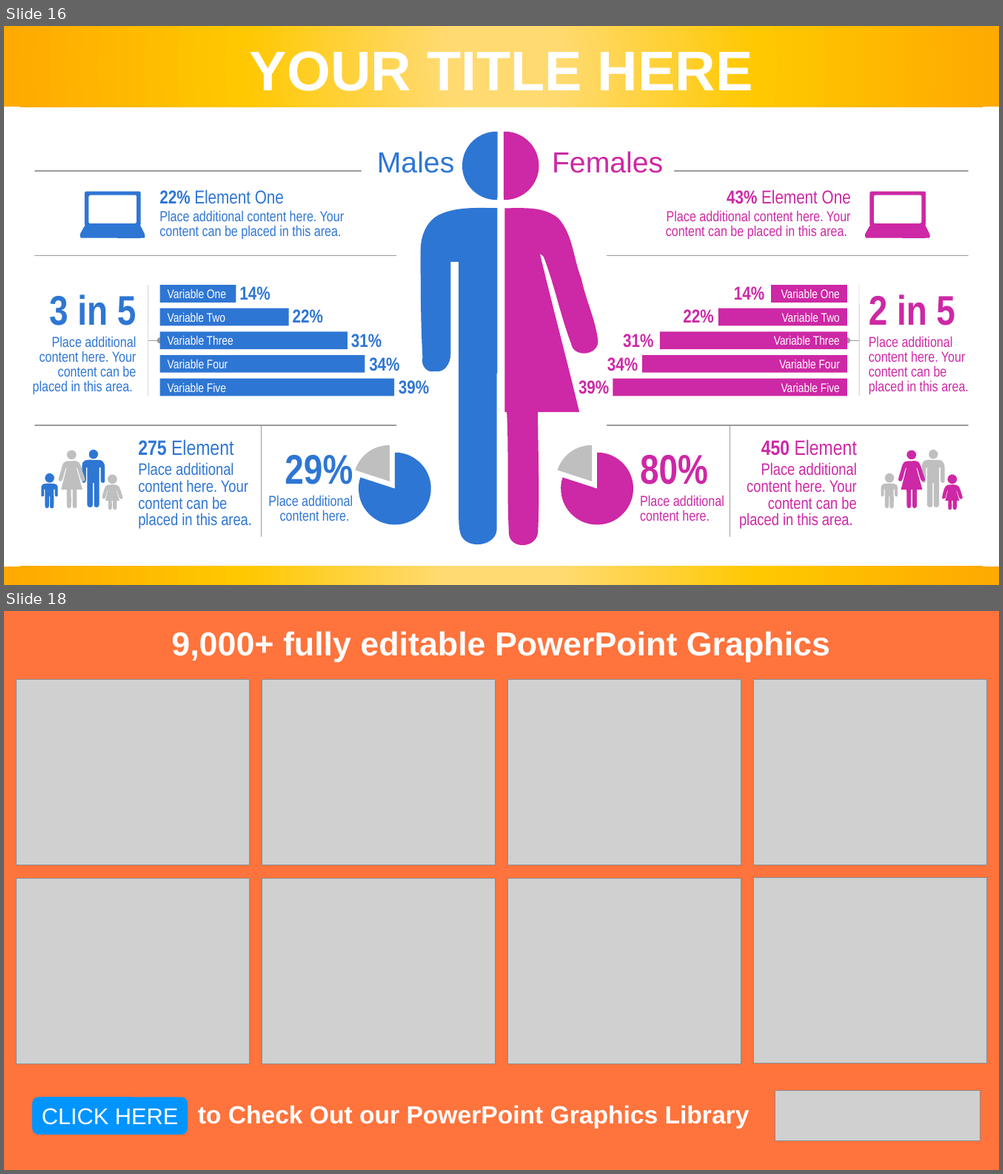
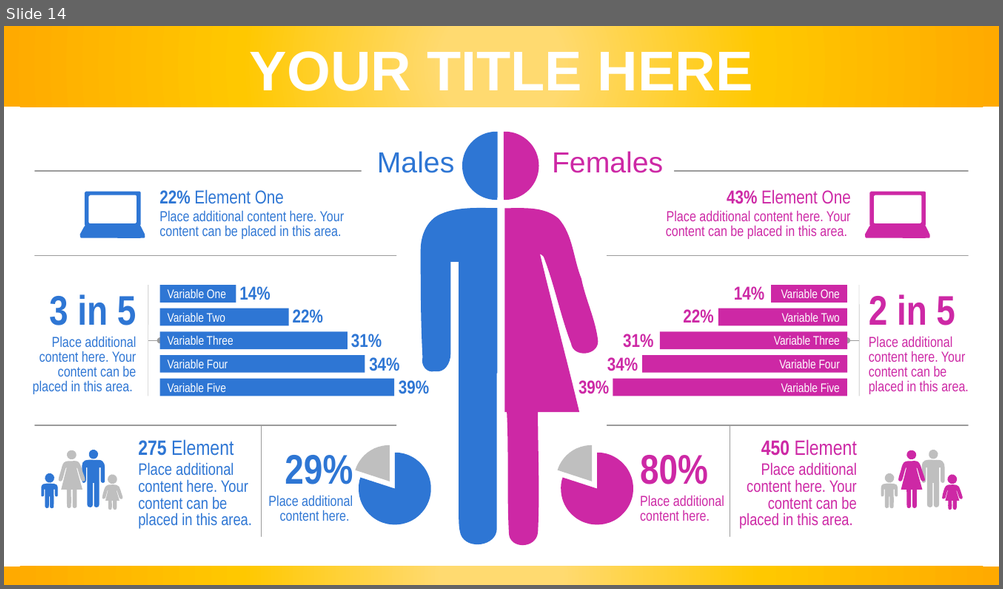
Before and after one commit to speedracer05/Covid_CalFresh, a slide deck: Presentation/Covid_CalFresh_v.01.pptx. Shown one above the other, each under a label of ours: slides 16 and 18 before the commit, slide 14 after it; the slides between them are not shown. The pictures are 1003x1174 and 1003x589 pixels, drawn with LibreOffice and Linux fonts; fonts in the diff are those of the drawing; grey boxes stand for pictures. Boxes give left, top, right and bottom in pixels: in the first picture for what was removed or moved away, otherwise in the second. Text is boxed around its words. In the diff, an @@ line names an element or a change of style, - is before the commit and + after.

```diff
--- a/Presentation/Covid_CalFresh_v.01.pptx
+++ b/Presentation/Covid_CalFresh_v.01.pptx
@@ slide 18 removed at [4, 611, 999, 1170], background #FFFFFF @@
@@ rectangle removed at [4, 611, 999, 1170] @@
@@ text removed at [171, 631, 830, 662] @@
-9,000+ fully editable PowerPoint Graphics
@@ picture removed at [16, 680, 249, 866] @@
@@ picture removed at [262, 680, 495, 866] @@
@@ picture removed at [508, 680, 740, 866] @@
@@ picture removed at [753, 680, 986, 866] @@
@@ picture removed at [16, 878, 249, 1064] @@
@@ picture removed at [262, 878, 495, 1064] @@
@@ picture removed at [508, 878, 740, 1064] @@
@@ picture removed at [753, 878, 986, 1064] @@
@@ rounded rectangle removed at [32, 1097, 188, 1135] @@
@@ picture removed at [775, 1091, 980, 1142] @@
@@ text removed at [42, 1108, 178, 1125] @@
-CLICK HERE
@@ text removed at [198, 1105, 749, 1129] @@
-to Check Out our PowerPoint Graphics Library
@@ what was slide 16 is now slide 14 @@
```
Also in this commit, not shown: 6 slides changed, 3 slides added, 6 other slides removed, 1 other file.
